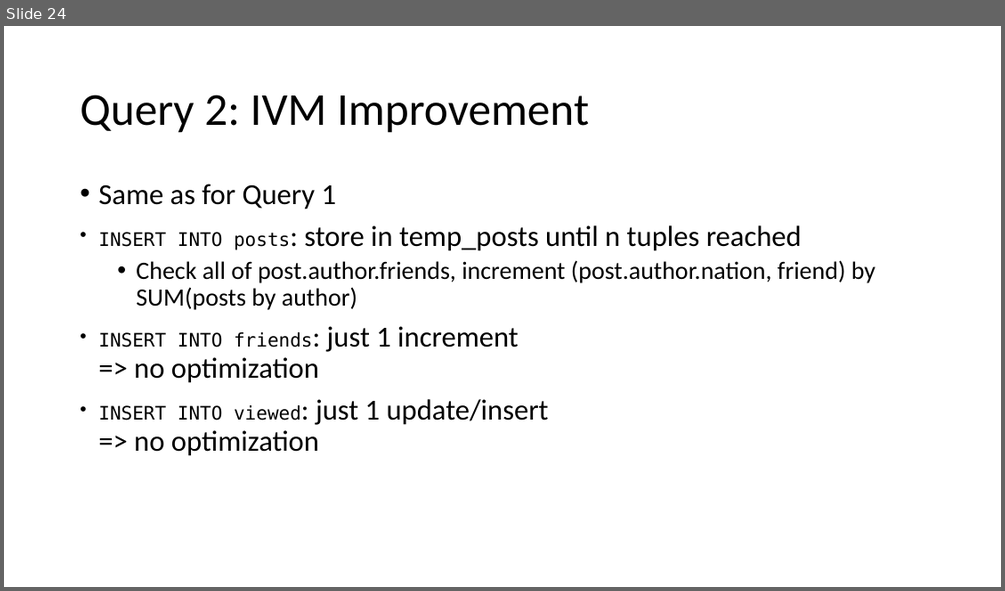
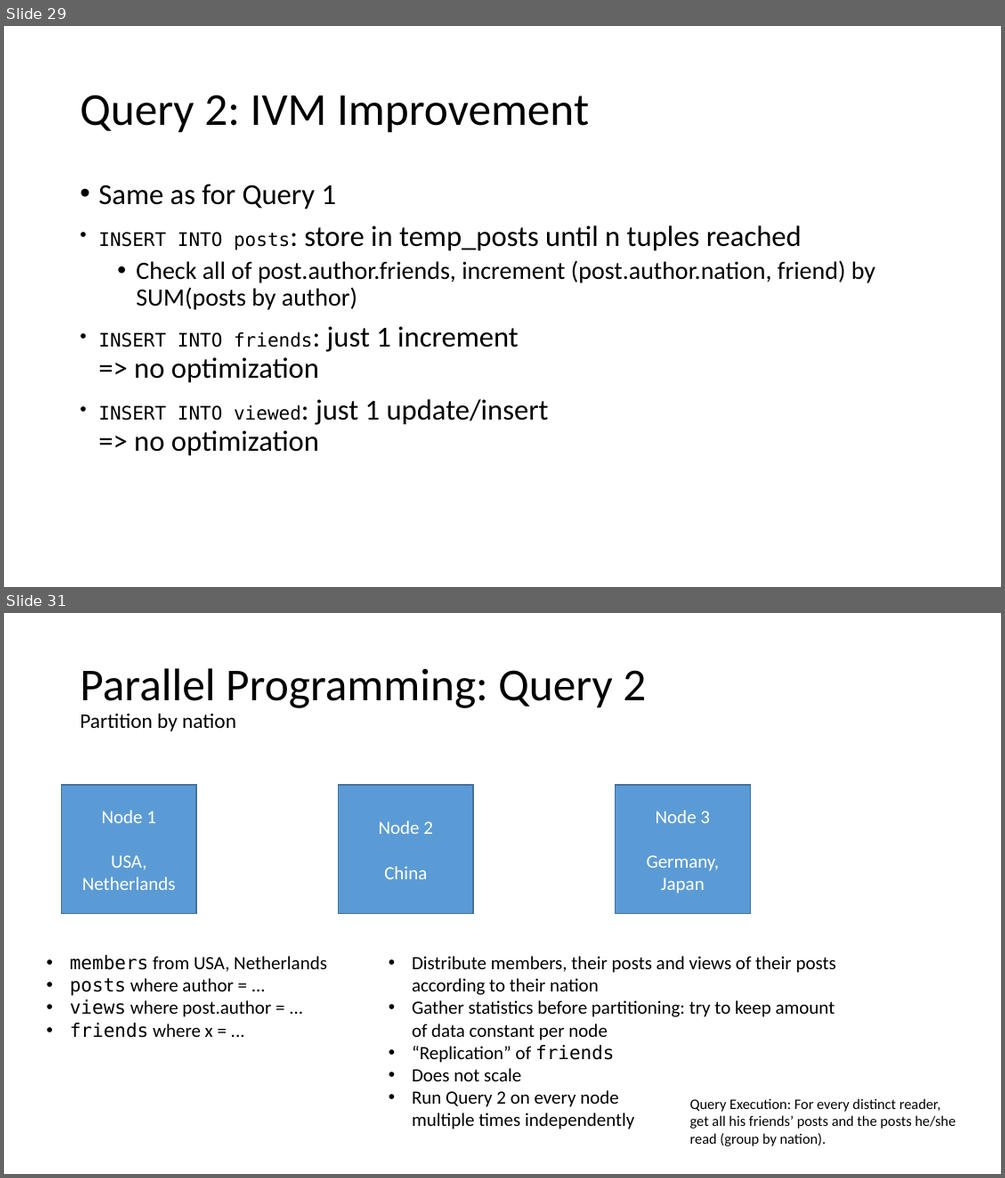
Before and after one commit to matthias-springer/cse190-database-analytics, a slide deck: presentation/presentation.pptx. Shown one above the other, each under a label of ours: slide 24 before the commit, slides 29 and 31 after it; the slides between them are not shown. The pictures are 1005x591 and 1005x1178 pixels, drawn with LibreOffice and Linux fonts; fonts in the diff are those of the drawing. Boxes give left, top, right and bottom in pixels: in the first picture for what was removed or moved away, otherwise in the second. Text is boxed around its words. In the diff, an @@ line names an element or a change of style, - is before the commit and + after.

```diff
--- a/presentation/presentation.pptx
+++ b/presentation/presentation.pptx
@@ slide 31 added at <box>4,613,1001,1174</box>, background #FFFFFF @@
@@ title added at <box>80,668,646,731</box>, 44 pt, text #000000 @@
+Parallel Programming: Query 2
+Partition by nation
@@ rectangle added at <box>62,785,196,914</box>, fill #5B9BD5, outline #43739E 1 pt, 18 pt, text #FFFFFF @@
+Node 1
+USA, Netherlands
@@ rectangle added at <box>339,785,473,914</box>, fill #5B9BD5, outline #43739E 1 pt, 18 pt, text #FFFFFF @@
+Node 2
+China
@@ rectangle added at <box>615,785,750,914</box>, fill #5B9BD5, outline #43739E 1 pt, 18 pt, text #FFFFFF @@
+Node 3
+Germany, Japan
@@ text added at <box>70,955,327,1038</box>, 18 pt, text #000000 @@
+• members from USA, Netherlands
+• posts where author = ...
+• views where post.author = ...
+• friends where x = ...
@@ text added at <box>412,956,836,1129</box>, 18 pt, text #000000 @@
+• Distribute members, their posts and views of their posts
+  according to their nation
+• Gather statistics before partitioning: try to keep amount
+  of data constant per node
+• “Replication” of friends
+• Does not scale
+• Run Query 2 on every node
+  multiple times independently
@@ text added at <box>690,1098,955,1146</box>, 14 pt, text #000000 @@
+Query Execution: For every distinct reader,
+get all his friends’ posts and the posts he/she
+read (group by nation).
@@ what was slide 24 is now slide 29 @@
```
Also in this commit, not shown: 16 slides changed, 10 other slides added, 2 slides removed.
